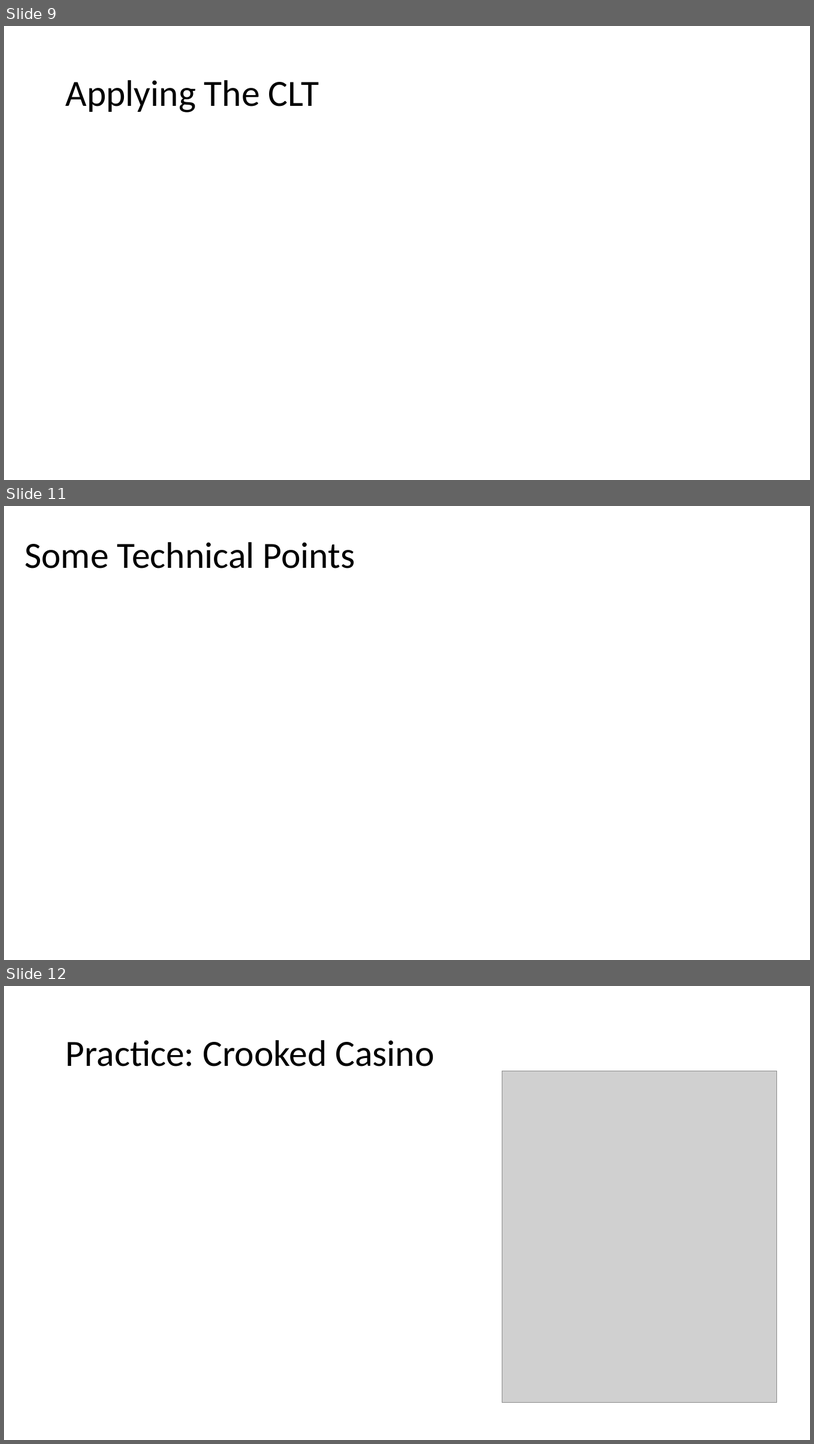
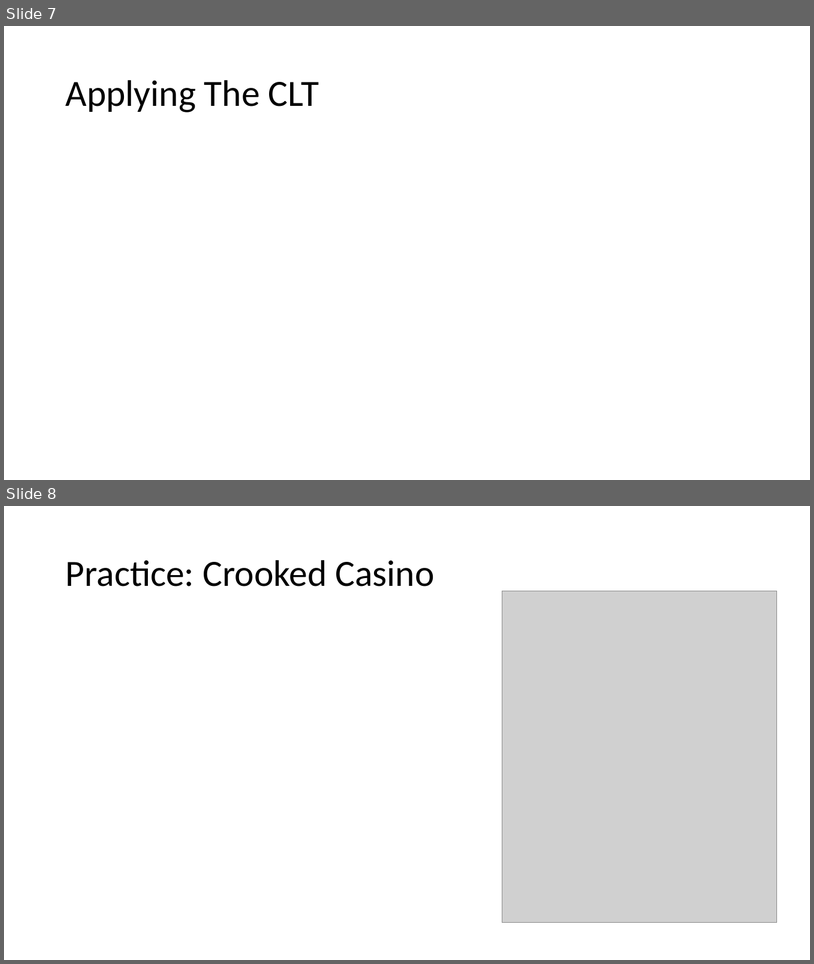
Before and after one commit to Jarred6068/UI_STAT251-03_Spring_2024, a slide deck: docs/lecture_slides/Week 8/Week8_Lecture16_Slides_2_28_2024.pptx. Shown one above the other, each under a label of ours: slides 9, 11 and 12 before the commit, slides 7 and 8 after it; the slides between them are not shown. The pictures are 814x1444 and 814x964 pixels, drawn with LibreOffice and Linux fonts; fonts in the diff are those of the drawing; grey boxes stand for pictures. Boxes give left, top, right and bottom in pixels: in the first picture for what was removed or moved away, otherwise in the second. Text is boxed around its words. In the diff, an @@ line names an element or a change of style, - is before the commit and + after.

```diff
--- a/docs/lecture_slides/Week 8/Week8_Lecture16_Slides_2_28_2024.pptx
+++ b/docs/lecture_slides/Week 8/Week8_Lecture16_Slides_2_28_2024.pptx
@@ slide 11 removed at [4, 506, 810, 960], background #FFFFFF @@
@@ title removed at [24, 542, 356, 568] @@
-Some Technical Points
@@ what was slide 9 is now slide 7 @@
@@ what was slide 12 is now slide 8 @@
```
Also in this commit, not shown: 2 slides changed, 1 slide added, 5 other slides removed, 5 other files.
